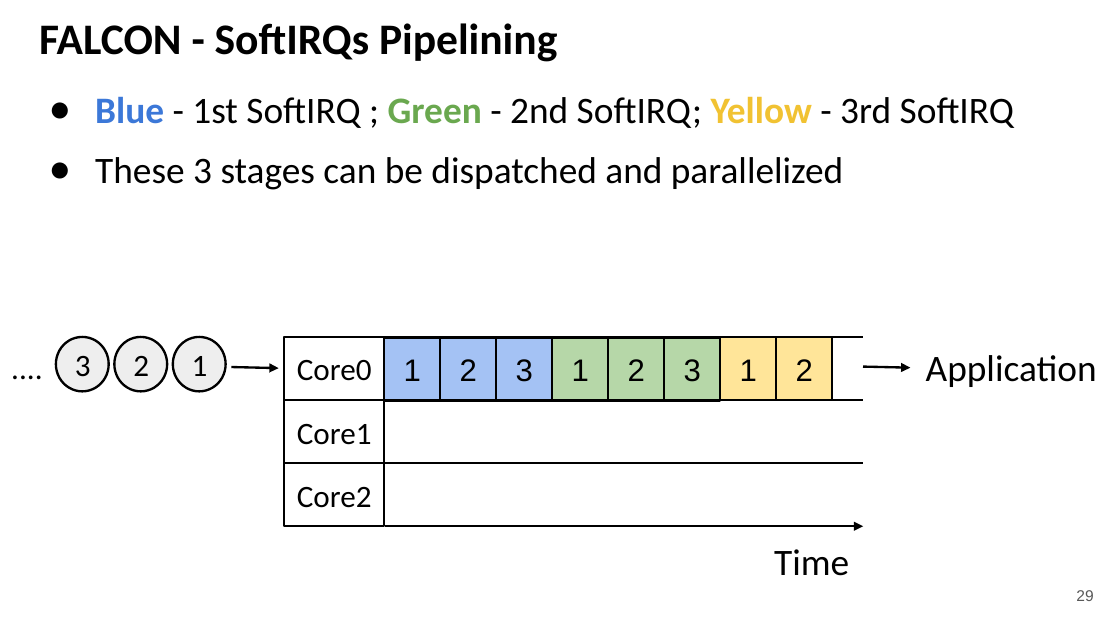
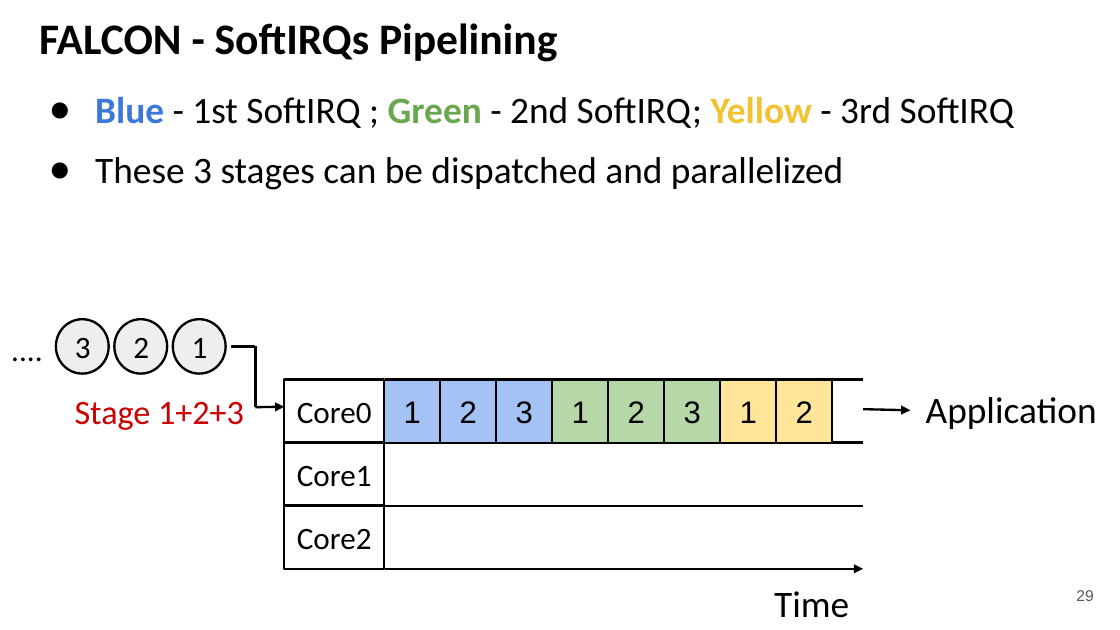
Before and after one commit to kevinsuo/kevinsuo.github.io, a slide deck: slide 29 of ksuo_homepage_files/eurosys21-slides.pptx. Drawn at 1120x630 pixels with LibreOffice and Linux fonts; fonts in the diff are those of the drawing. Boxes give left, top, right and bottom in pixels: in the first picture for what was removed or moved away, otherwise in the second. Text is boxed around its words. In the diff, an @@ line names an element or a change of style, - is before the commit and + after.

```diff
--- a/ksuo_homepage_files/eurosys21-slides.pptx
+++ b/ksuo_homepage_files/eurosys21-slides.pptx
@@ arrow moved from (232, 367) - (279, 368) to (232, 346) - (255, 346) @@
@@ arrow (232, 346) - (255, 346): arrow to line @@
@@ line moved from (384, 337) - (384, 401) to (255, 346) - (255, 408) @@
@@ text added at (x1=75, y1=401, x2=244, y2=430), 22 pt, text #CC0000 @@
+Stage 1+2+3
@@ arrow added from (255, 408) to (284, 407), #000000 1.5 pt @@
@@ 9 rectangles, 1 text, 1 arrow moved together from (x1=284, y1=337, x2=911, y2=576) to (x1=284, y1=380, x2=911, y2=618) @@
@@ 5 lines, 3 ellipses, 1 text moved together from (x1=0, y1=337, x2=864, y2=526) to (x1=0, y1=319, x2=864, y2=506) @@
@@ 2 rectangles, 1 text moved together from (x1=284, y1=355, x2=1097, y2=525) to (x1=284, y1=397, x2=1097, y2=568) @@
@@ line added from (384, 505) to (384, 569), #000000 1.5 pt @@
@@ arrow (385, 506) - (864, 506): arrow to line @@
@@ line moved from (385, 337) - (864, 337) to (385, 569) - (864, 569) @@
@@ line (385, 569) - (864, 569): line to arrow @@
```
Also in this commit, not shown: 25 other slides changed, 4 slides added, 17 slides removed, 1 other file.
